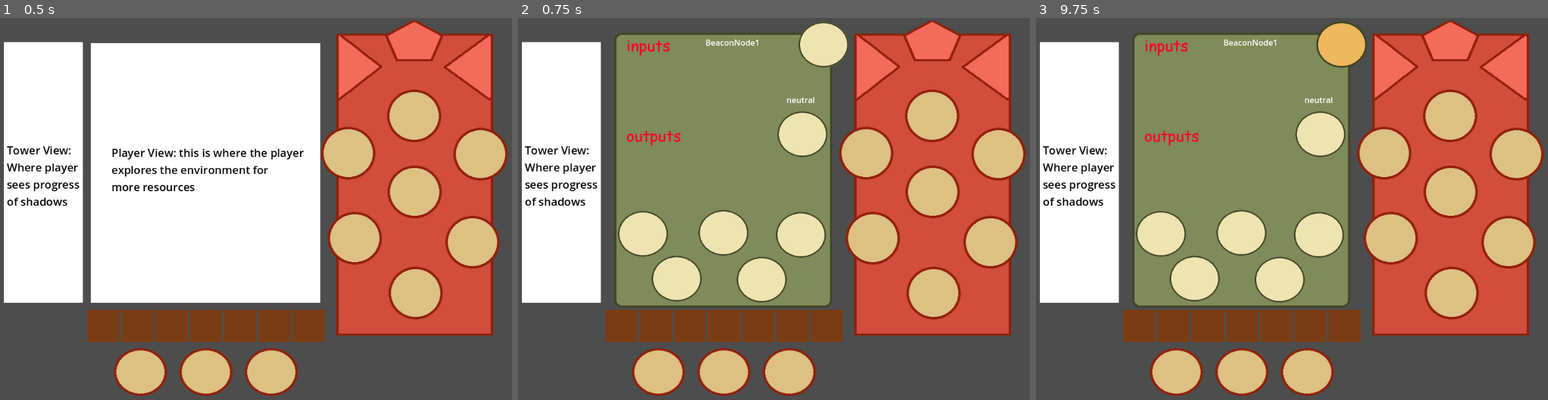
Above: before the commit, frames 1-3 (left to right).
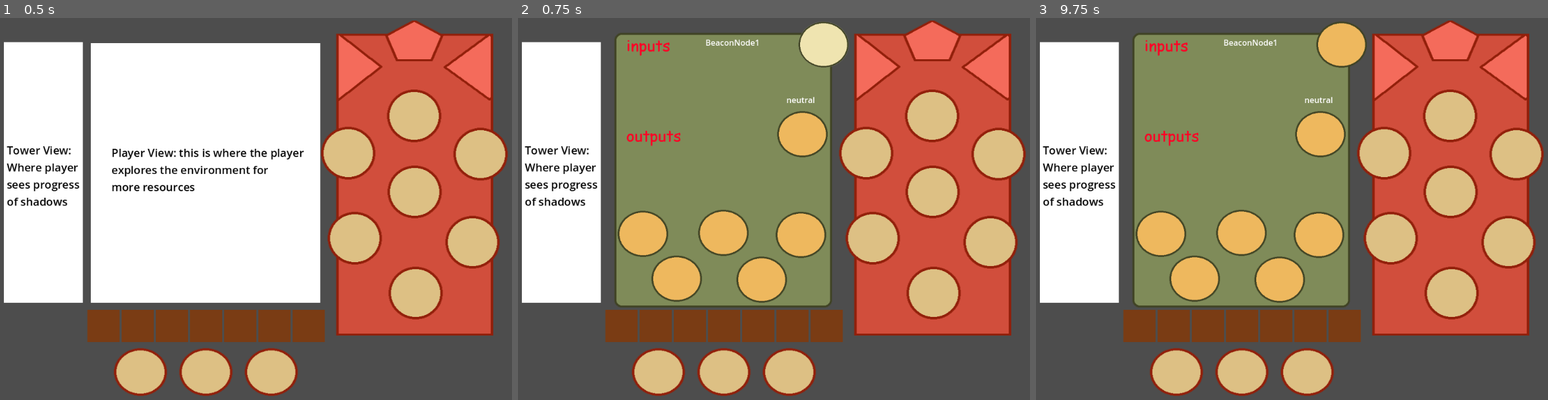
Above: after the commit, the same moments.

Repository: mccajd/Quintessential
Game: Godot game, scene res://Levels/beacon_puzzle_main.tscn
Two runs of this game, one before a commit and one after it. Both use one fixed random seed, a clock stepped at 60 frames per second and the inputs below.
Inputs (mouse positions are in pixels of both pictures, inside the frame that each line leads up to):
- Up to frame 1 (0.5 s): no input
- Up to frame 2 (0.75 s): tap Enter at 0.5 s; move the mouse to (932, 293) at 0.52 s; press the mouse at (932, 293) at 0.53 s
- Up to frame 3 (9.75 s): tap Space at 1.25, 2.75, 4.25 s; move the mouse to (1389, 235) at 1.27 s; release the mouse at (1389, 235) at 1.28 s; click (1389, 235) at 1.35 s; tap Enter at 2, 3.5 s; move the mouse to (1507, 239) at 2.02 s; press the mouse at (1507, 239) at 2.03 s; move the mouse to (1450, 189) at 2.77 s; release the mouse at (1450, 189) at 2.78 s; click (1450, 189) at 2.85 s; move the mouse to (1384, 151) at 3.52 s; press the mouse at (1384, 151) at 3.53 s; move the mouse to (1517, 151) at 4.27 s; release the mouse at (1517, 151) at 4.28 s; click (1517, 151) at 4.35 s; move the mouse to (1450, 113) at 5.02 s; press the mouse at (1450, 113) at 5.03 s; move the mouse to (1343, 44) at 5.77 s; release the mouse at (1343, 44) at 5.78 s; click (1343, 44) at 5.85 s; move the mouse to (1404, 193) at 6.52 s; press the mouse at (1404, 193) at 6.53 s; move the mouse to (1189, 231) at 7.27 s; release the mouse at (1189, 231) at 7.28 s; click (1189, 231) at 7.35 s; move the mouse to (1343, 124) at 8.02 s; press the mouse at (1343, 124) at 8.03 s; move the mouse to (1266, 289) at 8.77 s; release the mouse at (1266, 289) at 8.78 s; click (1266, 289) at 8.85 s; move the mouse to (1445, 270) at 9.52 s; press the mouse at (1445, 270) at 9.53 s

Frame 1 is identical in both runs. In frame 2, 5.1% of the frame differs, in the area x 19-61%, y 24-75%; in frame 3, 5.1%.

Commit message:
add more items, fix hover not working

Diff:
--- a/Scripts/Items.gd
+++ b/Scripts/Items.gd
@@ -2,5 +2,13 @@
 
 const itemDB = {
 	'gold' : { 'name' : 'Gold', 'sprite' : 'res://assets/items/gold.png', 'id' : 0 },
-	'silver' : { 'name' : 'Silver', 'sprite' : 'res://assets/items/silver.png', 'id' : 1 }
+	'silver' : { 'name' : 'Silver', 'sprite' : 'res://assets/items/silver.png', 'id' : 1 },
+	'salt' : { 'name' : 'Salt', 'sprite' : 'res://assets/items/silver.png', 'id' : 2 },
+	'sulfur' : { 'name' : 'Sulfur', 'sprite' : 'res://assets/items/silver.png', 'id' : 3 },
+	'quicksilver' : { 'name' : 'Quicksilver', 'sprite' : 'res://assets/items/silver.png', 'id' : 4 },
+	'water' : { 'name' : 'Water', 'sprite' : 'res://assets/items/silver.png', 'id' : 5 },
+	'fire' : { 'name' : 'Fire', 'sprite' : 'res://assets/items/silver.png', 'id' : 6 },
+	'air' : { 'name' : 'Air', 'sprite' : 'res://assets/items/silver.png', 'id' : 7 },
+	'earth' : { 'name' : 'Earth', 'sprite' : 'res://assets/items/silver.png', 'id' : 8 },
+	'base_metal' : { 'name' : 'Base Metal', 'sprite' : 'res://assets/items/silver.png', 'id' : 9 },
 }
--- a/Scripts/beacon_node_button.gd
+++ b/Scripts/beacon_node_button.gd
@@ -9,6 +9,7 @@
 
 
 func _ready():
+	$AnimatedSprite2D.play("default")
 	input_pickable = true
 
 
@@ -18,7 +19,7 @@
 	if (Input.is_action_pressed("select")):
 		$AnimatedSprite2D.play("depressed")
 	else:
-		$AnimatedSprite2D.play("default")
+		$AnimatedSprite2D.play("hovered")
 
 	if (Input.is_action_just_pressed("select")):
 		clicked.emit(transformation_type)
